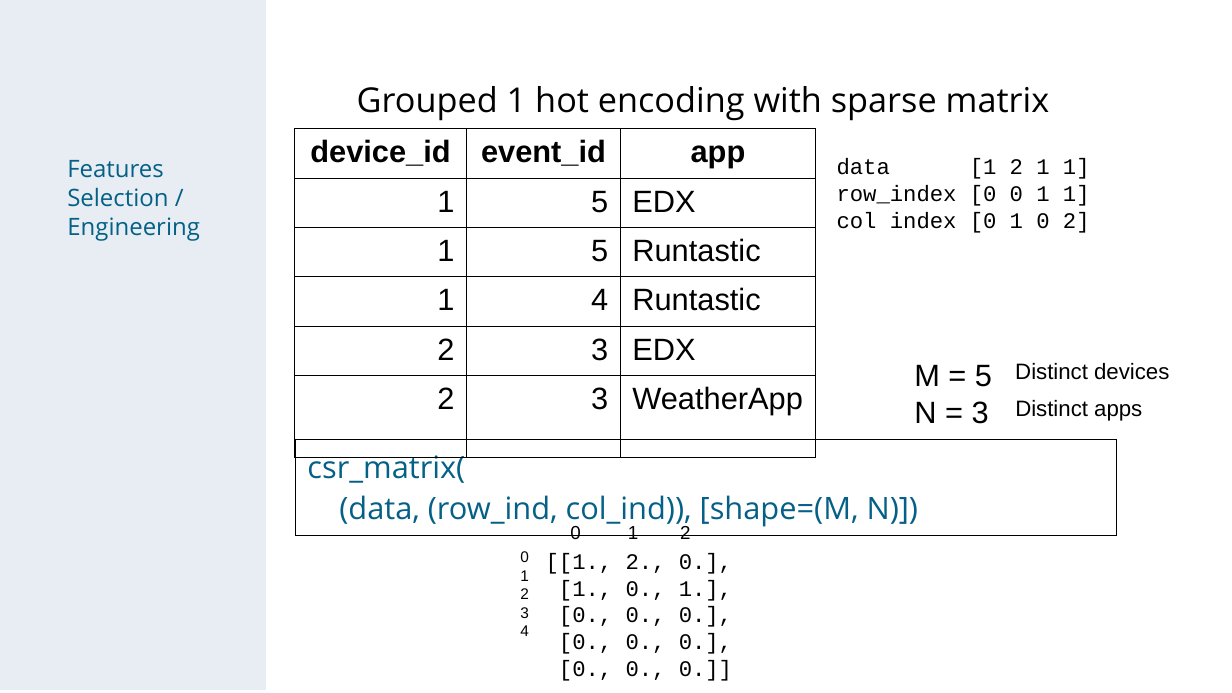
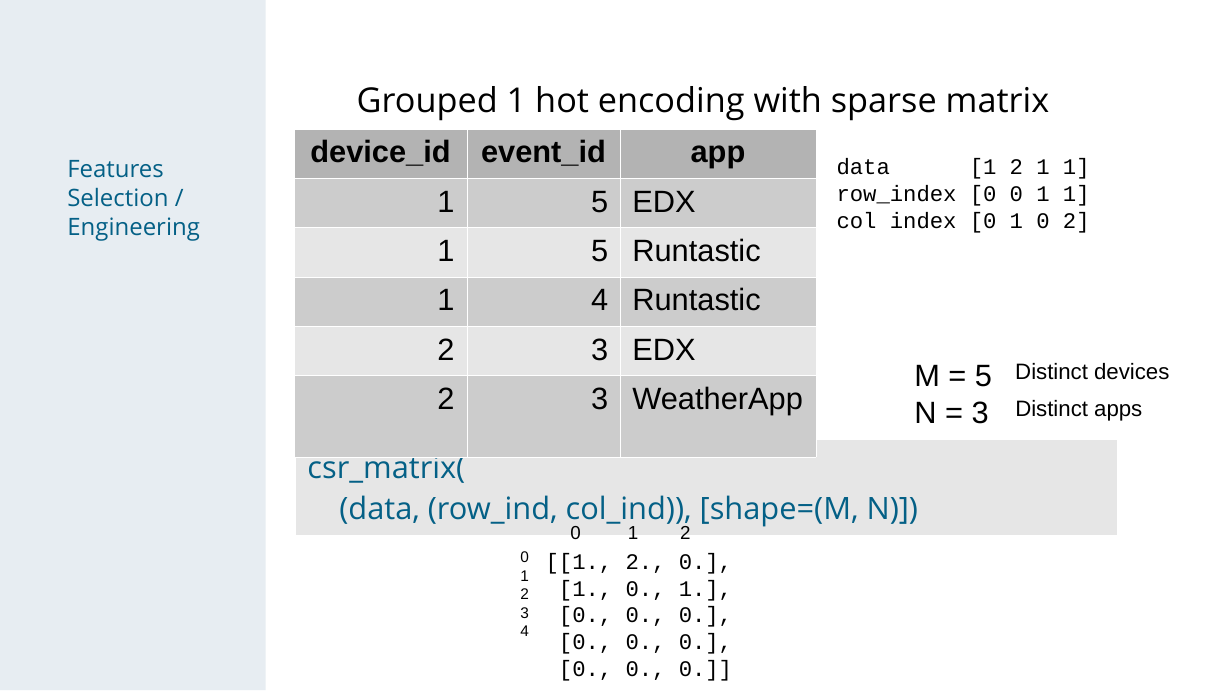
Before and after one commit to chechir/talking_data, a slide deck: slide 8 of brussels/deck_overview_detail.odp. Drawn at 1232x693 pixels with LibreOffice and Linux fonts; fonts in the diff are those of the drawing. Boxes give left, top, right and bottom in pixels: in the first picture for what was removed or moved away, otherwise in the second. Text is boxed around its words. In the diff, an @@ line names an element or a change of style, - is before the commit and + after.

```diff
--- a/brussels/deck_overview_detail.odp
+++ b/brussels/deck_overview_detail.odp
@@ table at (x1=294, y1=129, x2=817, y2=447) @@
@@ fill none to #B3B3B3 in row 1 @@
@@ fill none to #CCCCCC in 9 cells @@
@@ fill none to #E6E6E6 in 6 cells @@
@@ borders changed @@
@@ table at (x1=296, y1=439, x2=1117, y2=532) @@
@@ fill none to #E6E6E6 in row 1, column 1 @@
@@ borders changed @@
```
Also in this commit, not shown: 5 other slides changed.
